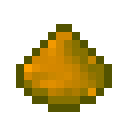
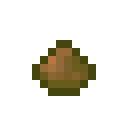
Layer changes from the first 128 x 128 image to the second:
hid "stone" over [left=16, top=24, right=112, bottom=112]
added layer "tiny_stone" above "tiny_iron" over [left=32, top=40, right=96, bottom=96]
